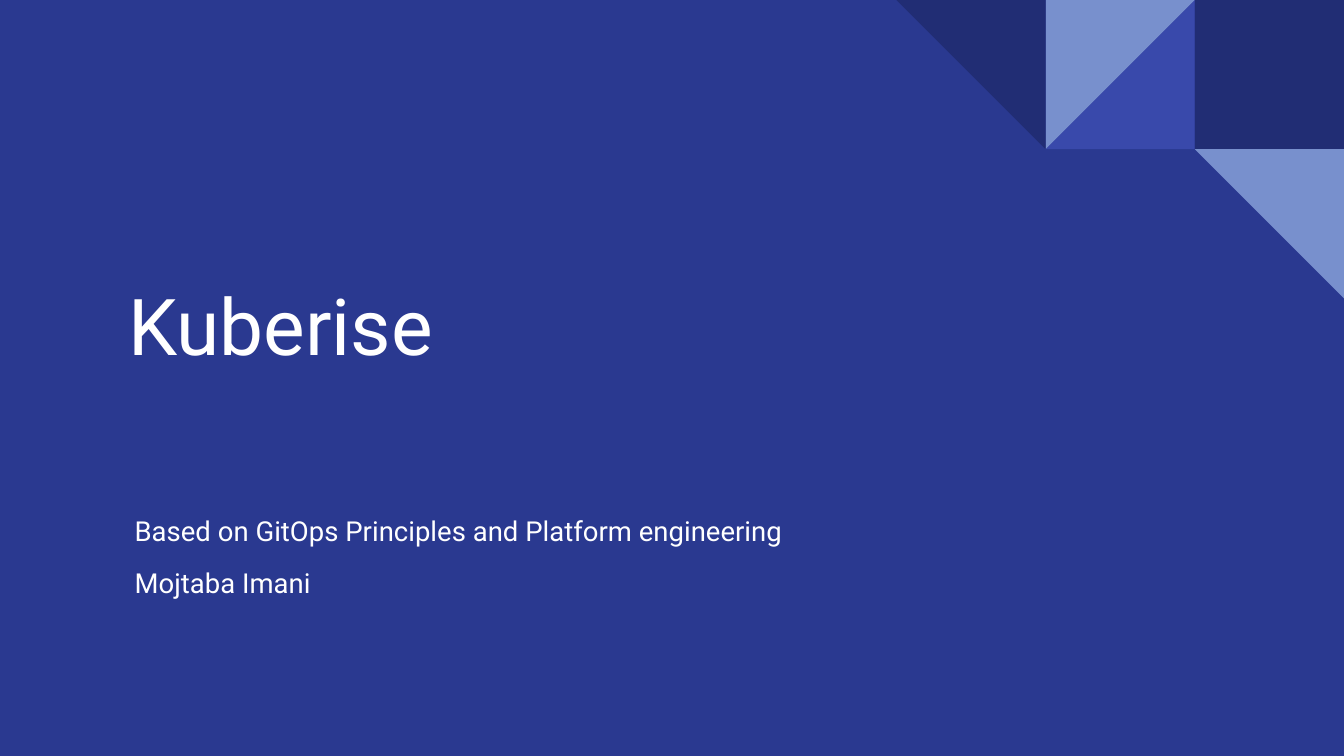
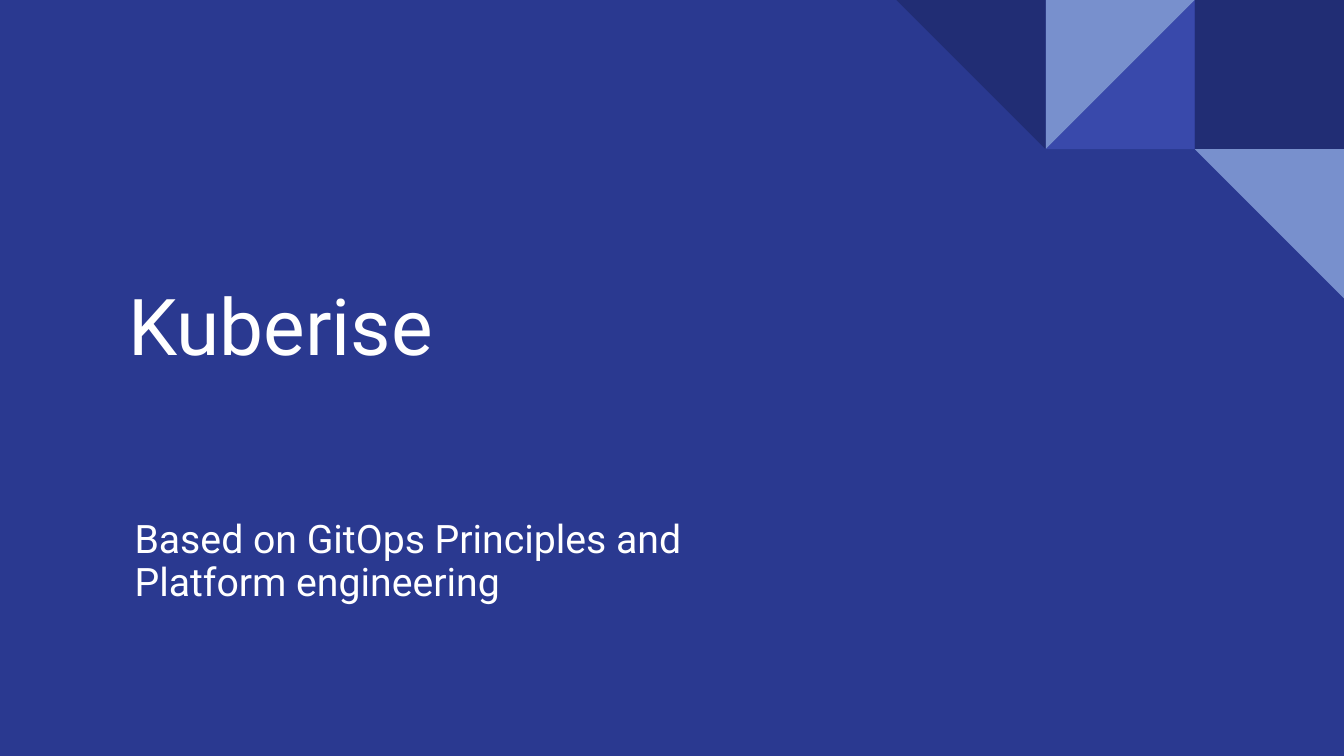
Before and after one commit to kuberise/kuberise.io, a slide deck: slide 1 of kuberise.pptx. Drawn at 1344x756 pixels with LibreOffice and Linux fonts; fonts in the diff are those of the drawing. Boxes give left, top, right and bottom in pixels: in the first picture for what was removed or moved away, otherwise in the second. Text is boxed around its words. In the diff, an @@ line names an element or a change of style, - is before the commit and + after.

```diff
--- a/kuberise.pptx
+++ b/kuberise.pptx
@@ subtitle "Based on GitOps Principles and ..." at (135,523,681,604): size 14.7 to 21 pt; line spacing 0.8 to 0.9 @@
@@ subtitle at (135,572,310,599): paragraph removed @@
-Mojtaba Imani
```
Also in this commit, not shown: 1 other slide changed, 11 other files.
